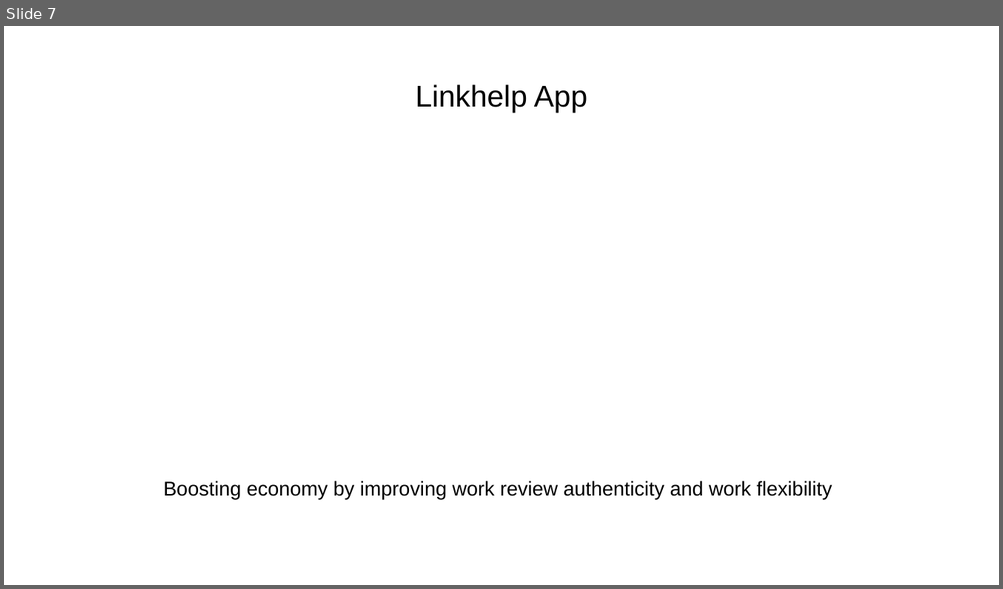
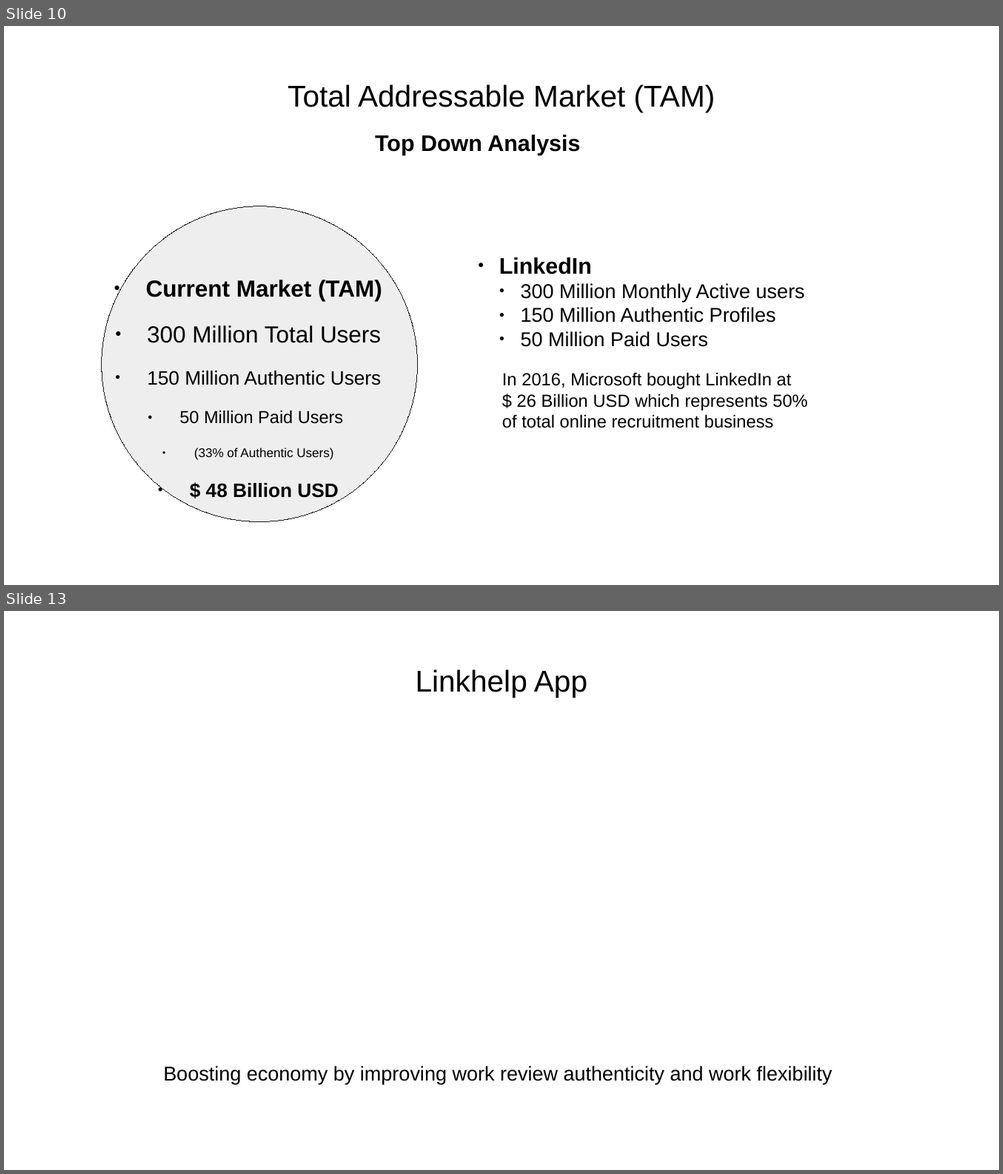
Before and after one commit to yashp241195/startupPitch, a slide deck: pitch.odp. Shown one above the other, each under a label of ours: slide 7 before the commit, slides 10 and 13 after it; the slides between them are not shown. The pictures are 1003x589 and 1003x1174 pixels, drawn with LibreOffice and Linux fonts; fonts in the diff are those of the drawing. Boxes give left, top, right and bottom in pixels: in the first picture for what was removed or moved away, otherwise in the second. Text is boxed around its words. In the diff, an @@ line names an element or a change of style, - is before the commit and + after.

```diff
--- a/pitch.odp
+++ b/pitch.odp
@@ slide 10 added at bbox=[4, 26, 999, 585], background #FFFFFF @@
@@ title added at bbox=[287, 84, 715, 113], 24 pt, text #000000 @@
+Total Addressable Market (TAM)
@@ text added at bbox=[375, 135, 580, 156], 18 pt, text #000000, bold @@
+Top Down Analysis
@@ ellipse added at bbox=[102, 207, 418, 523], fill #EEEEEE, outline #1C1C1C 0 pt @@
@@ subtitle added at bbox=[499, 258, 805, 347], 16 pt, text #000000 @@
+● LinkedIn
+  ● 300 Million Monthly Active users
+  ● 150 Million Authentic Profiles
+  ● 50 Million Paid Users
@@ text added at bbox=[146, 280, 382, 502], 18.6 pt, text #000000 @@
+● Current Market (TAM)
+● 300 Million Total Users
+● 150 Million Authentic Users
+● 50 Million Paid Users
+● (33% of Authentic Users)
+● $ 48 Billion USD
@@ text added at bbox=[502, 372, 807, 429], 14 pt, text #000000 @@
+In 2016, Microsoft bought LinkedIn at
+$ 26 Billion USD which represents 50%
+of total online recruitment business
@@ what was slide 7 is now slide 13 @@
```
Also in this commit, not shown: 7 other slides added.
